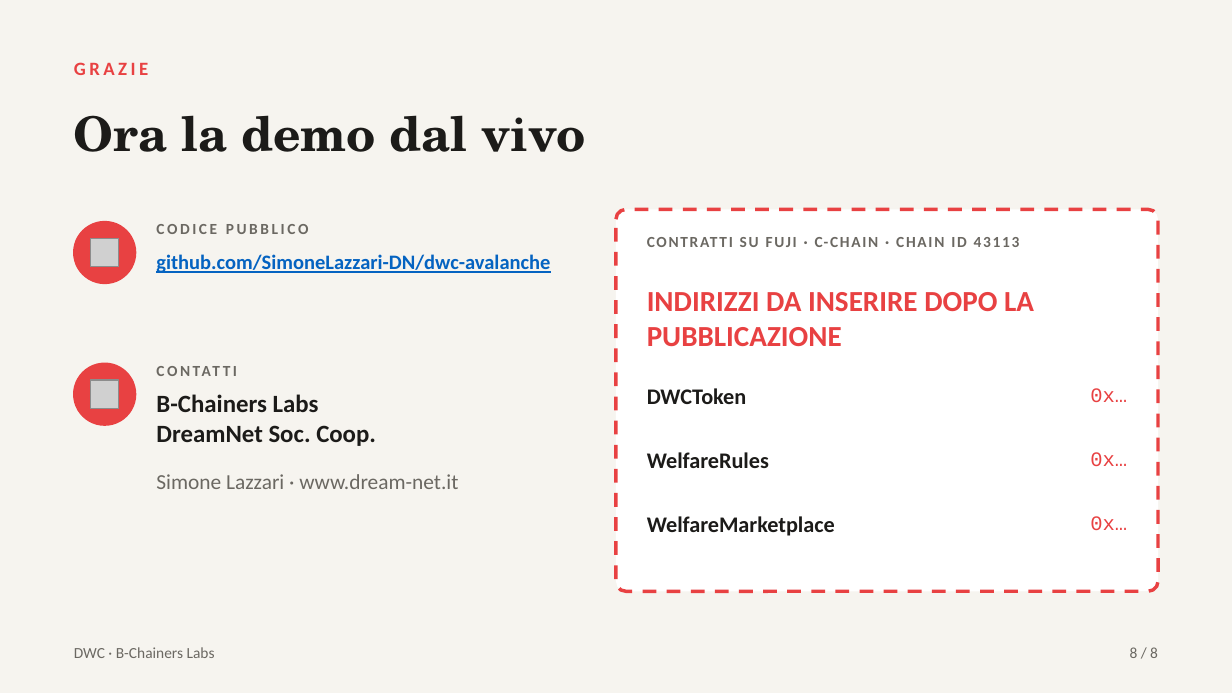
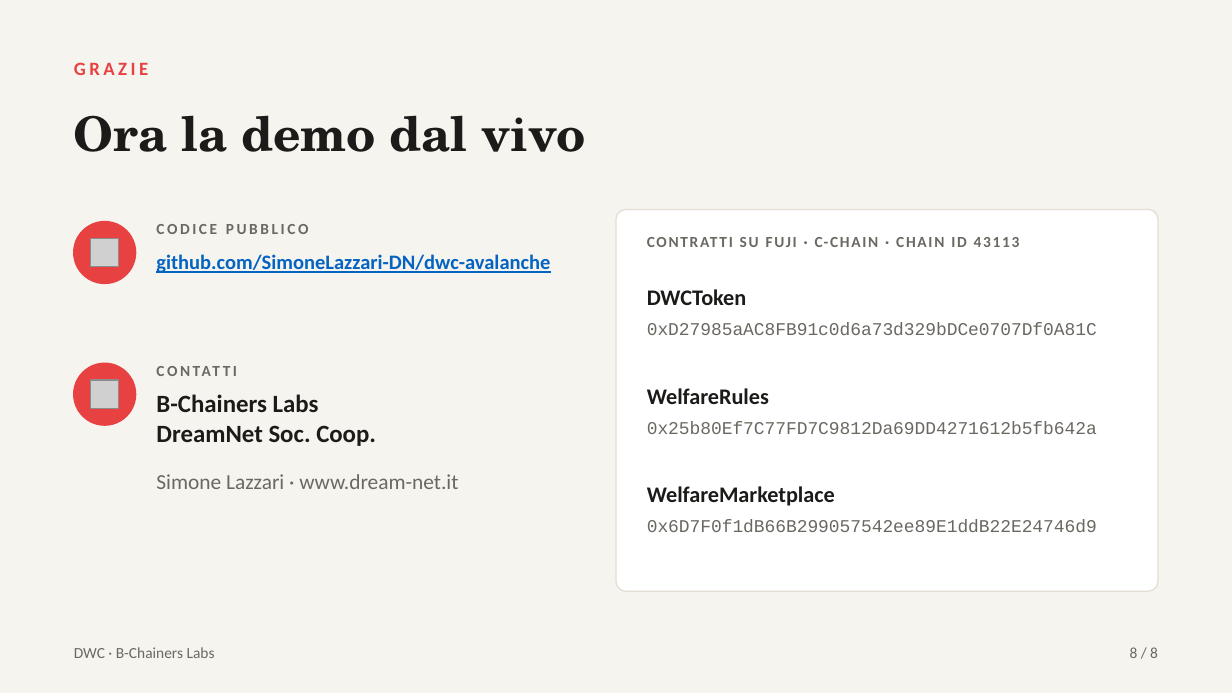
Before and after one commit to SimoneLazzari-DN/dwc-avalanche, a slide deck: slide 8 of pitch/DWC-pitch.pptx. Drawn at 1232x693 pixels with LibreOffice and Linux fonts; fonts in the diff are those of the drawing; grey boxes stand for pictures. Boxes give left, top, right and bottom in pixels: in the first picture for what was removed or moved away, otherwise in the second. Text is boxed around its words. In the diff, an @@ line names an element or a change of style, - is before the commit and + after.

```diff
--- a/pitch/DWC-pitch.pptx
+++ b/pitch/DWC-pitch.pptx
@@ rounded rectangle at box(616, 209, 1158, 591): outline #E84142 2 pt dashed to #E2DED3 0.75 pt @@
@@ text "DWCToken": place and size @@
-text "DWCToken" at box(647, 388, 747, 404)
+text "DWCToken" at box(647, 289, 747, 305)
@@ text removed at box(647, 292, 1034, 346) @@
-INDIRIZZI DA INSERIRE DOPO LA PUBBLICAZIONE
@@ text added at box(647, 323, 1097, 335), 10.5 pt, text #6B6862 @@
+0xD27985aAC8FB91c0d6a73d329bDCe0707Df0A81C
@@ text "WelfareRules": place and size @@
-text "WelfareRules" at box(647, 452, 769, 468)
+text "WelfareRules" at box(647, 388, 769, 404)
@@ text removed at box(1090, 388, 1127, 402) @@
-0x…
@@ text added at box(647, 421, 1097, 434), 10.5 pt, text #6B6862 @@
+0x25b80Ef7C77FD7C9812Da69DD4271612b5fb642a
@@ text removed at box(1090, 452, 1127, 466) @@
-0x…
@@ text "WelfareMarketplace": place and size @@
-text "WelfareMarketplace" at box(647, 516, 835, 536)
+text "WelfareMarketplace" at box(647, 486, 835, 506)
@@ text added at box(647, 520, 1097, 532), 10.5 pt, text #6B6862 @@
+0x6D7F0f1dB66B299057542ee89E1ddB22E24746d9
@@ text removed at box(1090, 516, 1127, 530) @@
-0x…
```
Also in this commit, not shown: 1 other slide changed, 4 other files.
